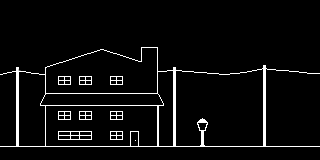
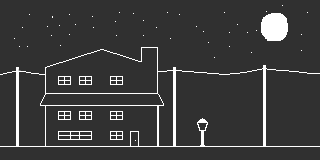
The second w=320, h=160 image is a revision of the first. Changes to its layers:
added layer "stars" above "lamp-post" over [14, 5, 308, 58]
painted on "New Layer" over [0, 0, 320, 160]
